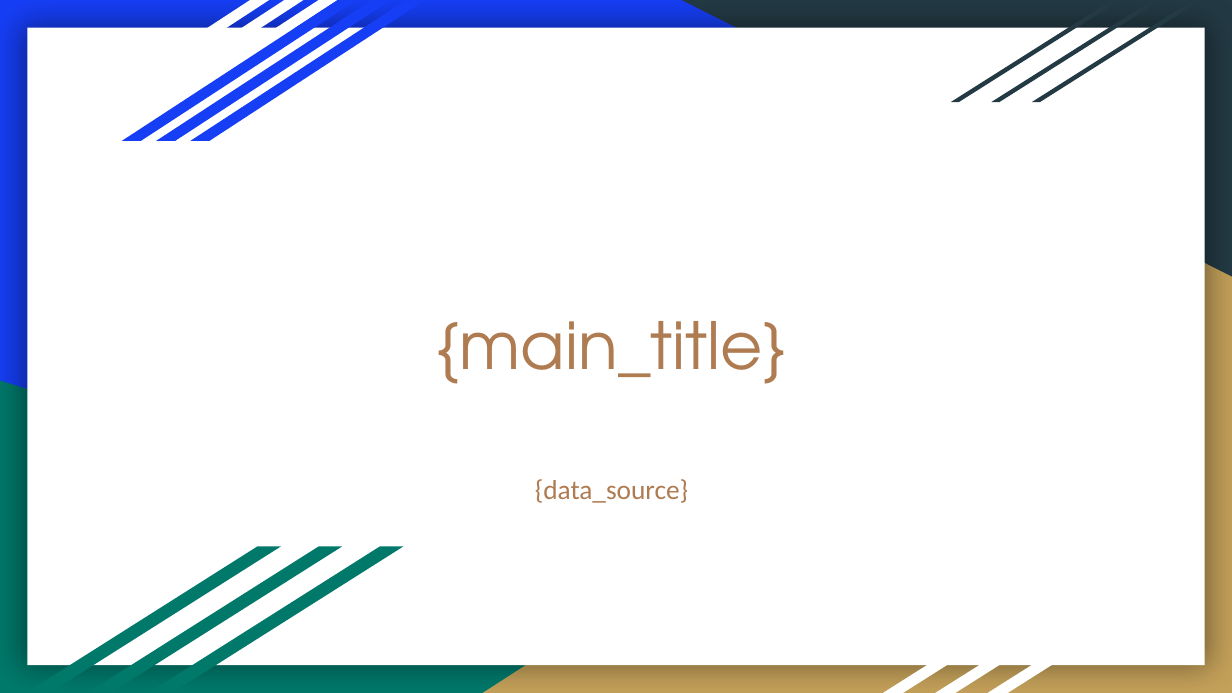
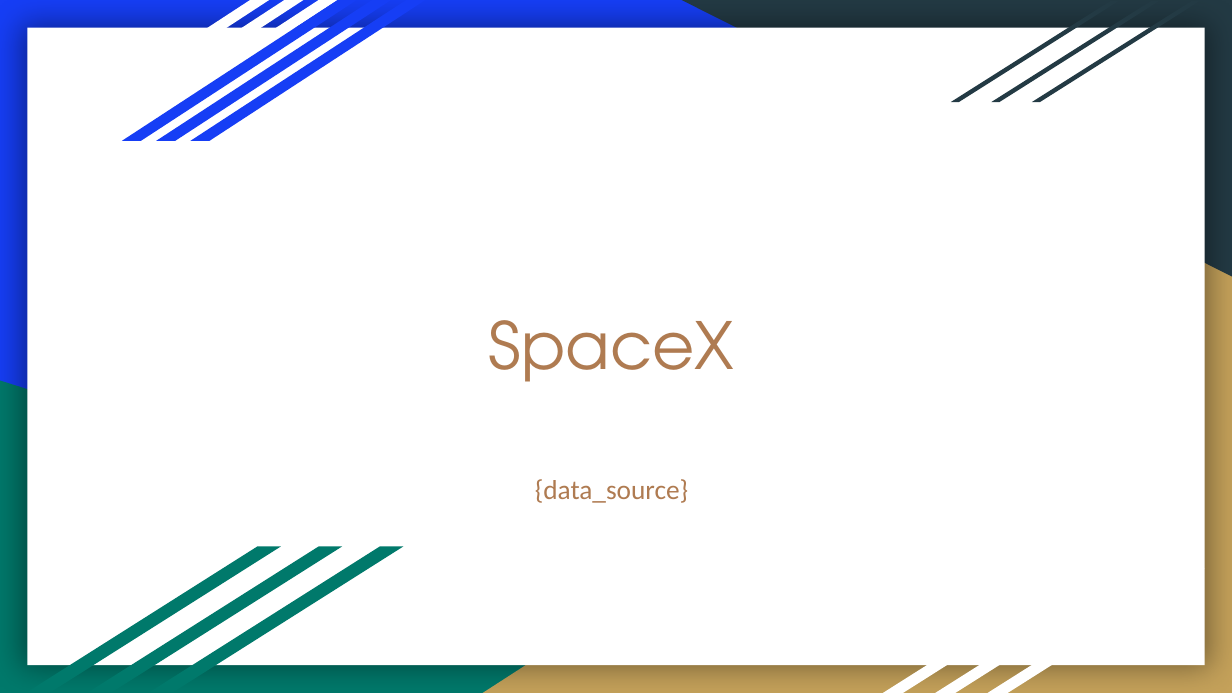
Before and after one commit to United-Codes/cloudofficeprint-python, a slide deck: slide 1 of spacex_example/spacex_template.pptx. Drawn at 1232x693 pixels with LibreOffice and Linux fonts; fonts in the diff are those of the drawing. Boxes give left, top, right and bottom in pixels: in the first picture for what was removed or moved away, otherwise in the second. Text is boxed around its words. In the diff, an @@ line names an element or a change of style, - is before the commit and + after.

Commit message:
update spacex example: add landing pads data

```diff
--- a/spacex_example/spacex_template.pptx
+++ b/spacex_example/spacex_template.pptx
@@ title at <box>489,320,734,382</box>: text changed @@
-{main_title}
+SpaceX
```
Also in this commit, not shown: 3 slides added, 1 other file.
